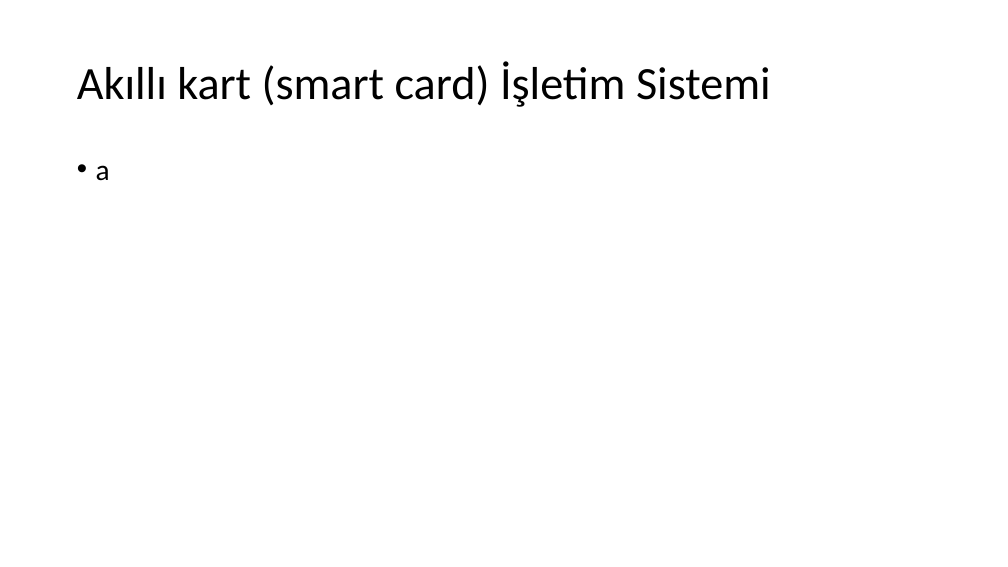
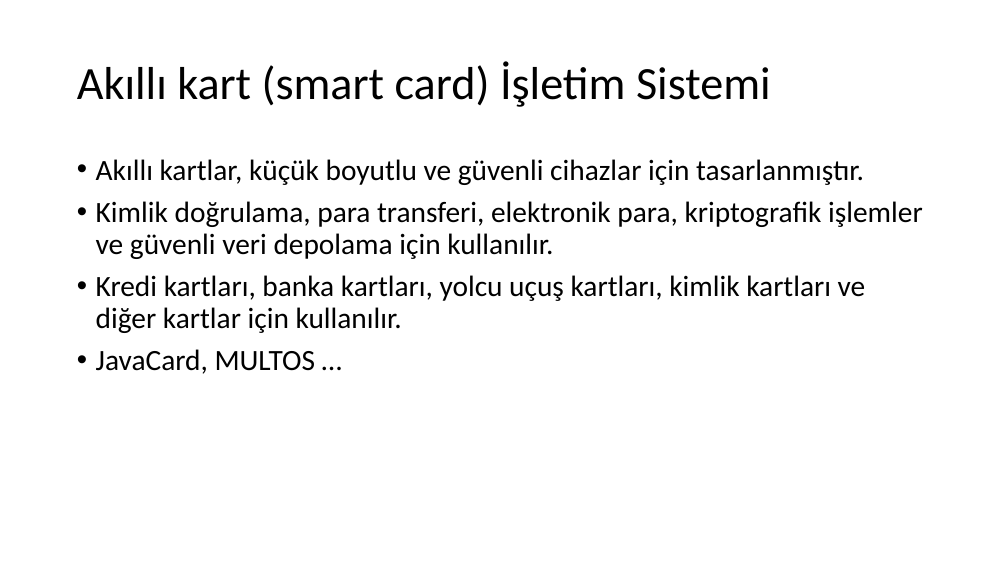
Before and after one commit to sercankulcu/sercankulcu.github.io, a slide deck: slide 56 of assets/teaching/os/1_Bolum_1_Giris.pptx (slide 55 before the commit). Drawn at 1008x567 pixels with LibreOffice and Linux fonts; fonts in the diff are those of the drawing. Boxes give left, top, right and bottom in pixels: in the first picture for what was removed or moved away, otherwise in the second. Text is boxed around its words. In the diff, an @@ line names an element or a change of style, - is before the commit and + after.

```diff
--- a/assets/teaching/os/1_Bolum_1_Giris.pptx
+++ b/assets/teaching/os/1_Bolum_1_Giris.pptx
@@ text at (x1=96, y1=159, x2=923, y2=374): text changed @@
-• a
+• Akıllı kartlar, küçük boyutlu ve güvenli cihazlar için tasarlanmıştır.
+• Kimlik doğrulama, para transferi, elektronik para, kriptografik işlemler ve güvenli veri depolama için kullanılır.
+• Kredi kartları, banka kartları, yolcu uçuş kartları, kimlik kartları ve diğer kartlar için kullanılır.
+• JavaCard, MULTOS …
```
Also in this commit, not shown: 6 other slides changed, 3 slides added, 3 other files.
